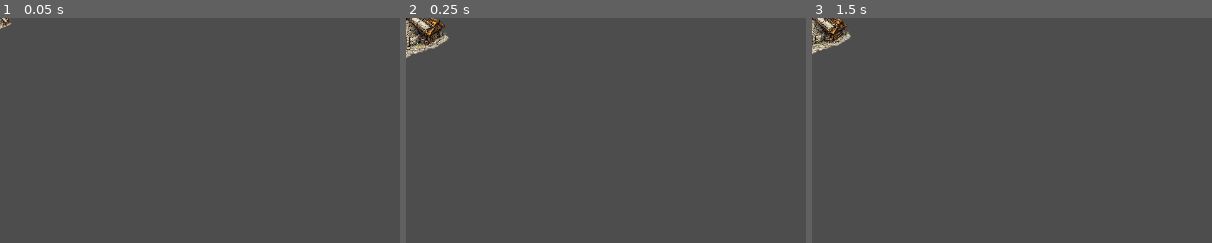
Above: before the commit, frames 1-3 (left to right).
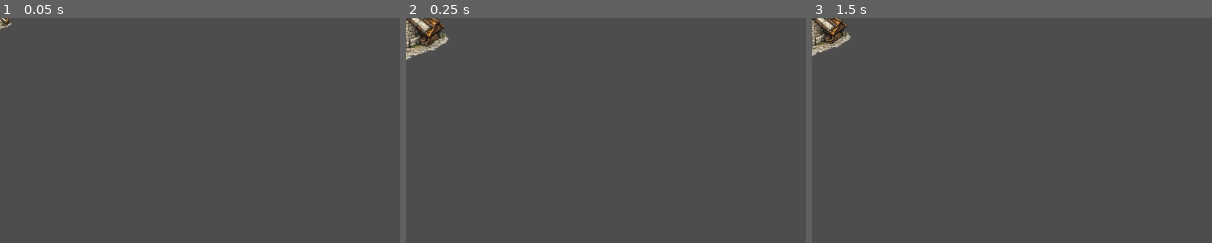
Above: after the commit, the same moments.

Repository: a1ex-w/SurvivorIO
Game: Godot game, scene res://scenes/object/windmill.tscn
Two runs of this game, one before a commit and one after it. Both use one fixed random seed, a clock stepped at 60 frames per second and the inputs below. This scene is started directly instead of the project's main scene.
Inputs (mouse positions are % of the whole screen's width and height, from its top left):
- Up to frame 1 (0.05 s): no input
- Up to frame 2 (0.25 s): no input
- Up to frame 3 (1.5 s): tap Enter (chat) at 0.5 s; move the mouse to (72, 45) at 0.52 s; hold D (walkRight) 0.53-1.28 s; hold Enter (chat) 0.53-1.28 s; click (72, 45) at 0.67 s; tap Space at 1.25 s; move the mouse to (30, 55) at 1.27 s; hold S (walkDown) from 1.28 s (still down); tap E (interact) at 1.35 s
The pictures show only the part of the screen within x 0-50%, y 0-50%; the shares and areas given below are measured in that part.

The runs differ from the first frame. In frame 1, less than 0.1% of the frame differs, in the area x 0-3%, y 0-5%; in frame 2, 0.8%, in the area x 0-11%, y 0-19%; in frame 3, 0.6%.

Commit message:
Resize windmill sprite to 128x128, scale 1.0 — fills hitbox exactly
Pre-scaling the image to match the 128x128 collision box removes the
transparent corners and makes the 2x2 footprint immediately obvious.
Scale set to 1.0 since no runtime scaling is needed.

Co-Authored-By: Claude Sonnet 4.6 <noreply@anthropic.com>

Diff:
--- a/scenes/object/windmill.gd
+++ b/scenes/object/windmill.gd
@@ -7,8 +7,8 @@
 # before calling super._ready(). See placeable_object.gd for the full extension pattern.
 extends "res://scenes/object/placeable_object.gd"
 
-# 128 / 916 ≈ 0.14 — fits the sprite within the 128x128 (2×2 wall) collision box.
-const SCALE := Vector2(0.14, 0.14)
+# Sprite is pre-scaled to 128x128px — scale 1.0 fills the collision box exactly.
+const SCALE := Vector2(1.0, 1.0)
 
 func _ready() -> void:
 	score_per_interval = 10  # +10 score to owner every 10 seconds
--- a/scenes/object/windmill.tscn
+++ b/scenes/object/windmill.tscn
@@ -26,7 +26,7 @@
 "times": PackedFloat32Array(0, 0.1, 0.5),
 "transitions": PackedFloat32Array(1, 1, 1),
 "update": 0,
-"values": [Vector2(0.14, 0.14), Vector2(0.168, 0.168), Vector2(0.006, 0.006)]
+"values": [Vector2(1.0, 1.0), Vector2(1.2, 1.2), Vector2(0.006, 0.006)]
 }
 tracks/1/type = "method"
 tracks/1/imported = false
@@ -71,7 +71,7 @@
 "times": PackedFloat32Array(0, 0.0001, 0.2, 0.3),
 "transitions": PackedFloat32Array(1, 1, 1, 1),
 "update": 0,
-"values": [Vector2(0.14, 0.14), Vector2(0, 0), Vector2(0.168, 0.168), Vector2(0.14, 0.14)]
+"values": [Vector2(1.0, 1.0), Vector2(0, 0), Vector2(1.2, 1.2), Vector2(1.0, 1.0)]
 }
 
 [sub_resource type="AnimationLibrary" id="AnimationLibrary_windmill"]
@@ -90,7 +90,7 @@
 
 [node name="Sprite2D" type="Sprite2D" parent="."]
 texture_filter = 1
-scale = Vector2(0.14, 0.14)
+scale = Vector2(1.0, 1.0)
 
 [node name="CollisionShape2D" type="CollisionShape2D" parent="."]
 shape = SubResource("RectangleShape2D_windmill")
Binary file changed: assets/objects/windmill_world.png
